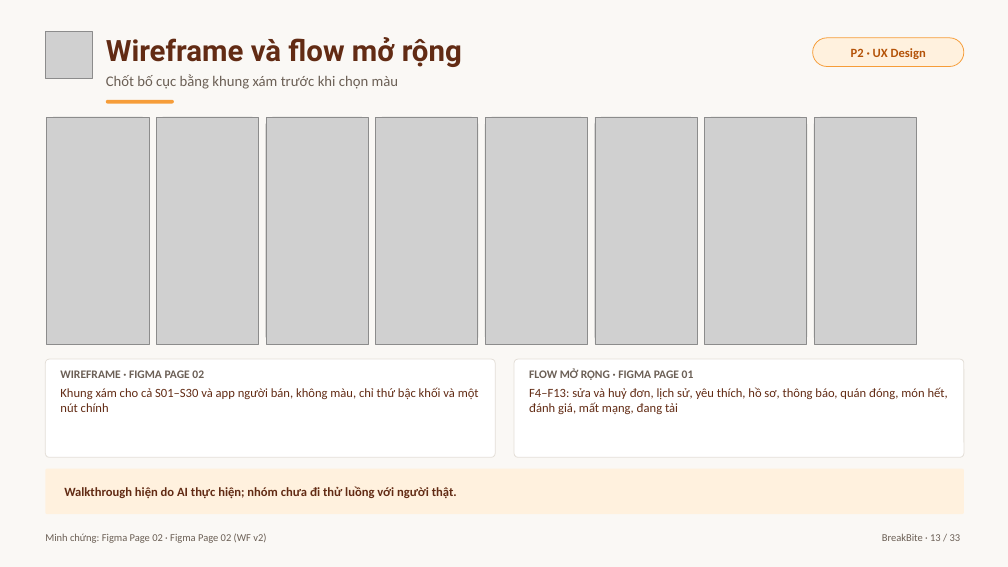
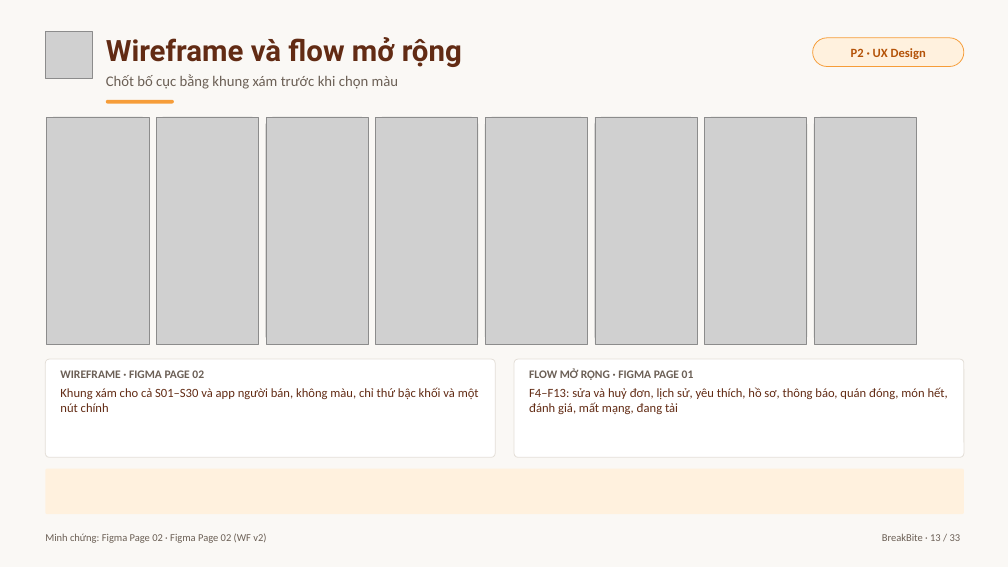
Before and after one commit to baonv0817/PRM323-Lab2-Group2, a slide deck: slide 13 of 07-trinh-bay/BreakBite_Lab2_Presentation.pptx. Drawn at 1008x567 pixels with LibreOffice and Linux fonts; fonts in the diff are those of the drawing; grey boxes stand for pictures. Boxes give left, top, right and bottom in pixels: in the first picture for what was removed or moved away, otherwise in the second. Text is boxed around its words. In the diff, an @@ line names an element or a change of style, - is before the commit and + after.

```diff
--- a/07-trinh-bay/BreakBite_Lab2_Presentation.pptx
+++ b/07-trinh-bay/BreakBite_Lab2_Presentation.pptx
@@ text removed at box(64, 486, 457, 498) @@
-Walkthrough hiện do AI thực hiện; nhóm chưa đi thử luồng với người thật.
```
Also in this commit, not shown: 5 other slides changed, 1 slide removed, 1 other file.
